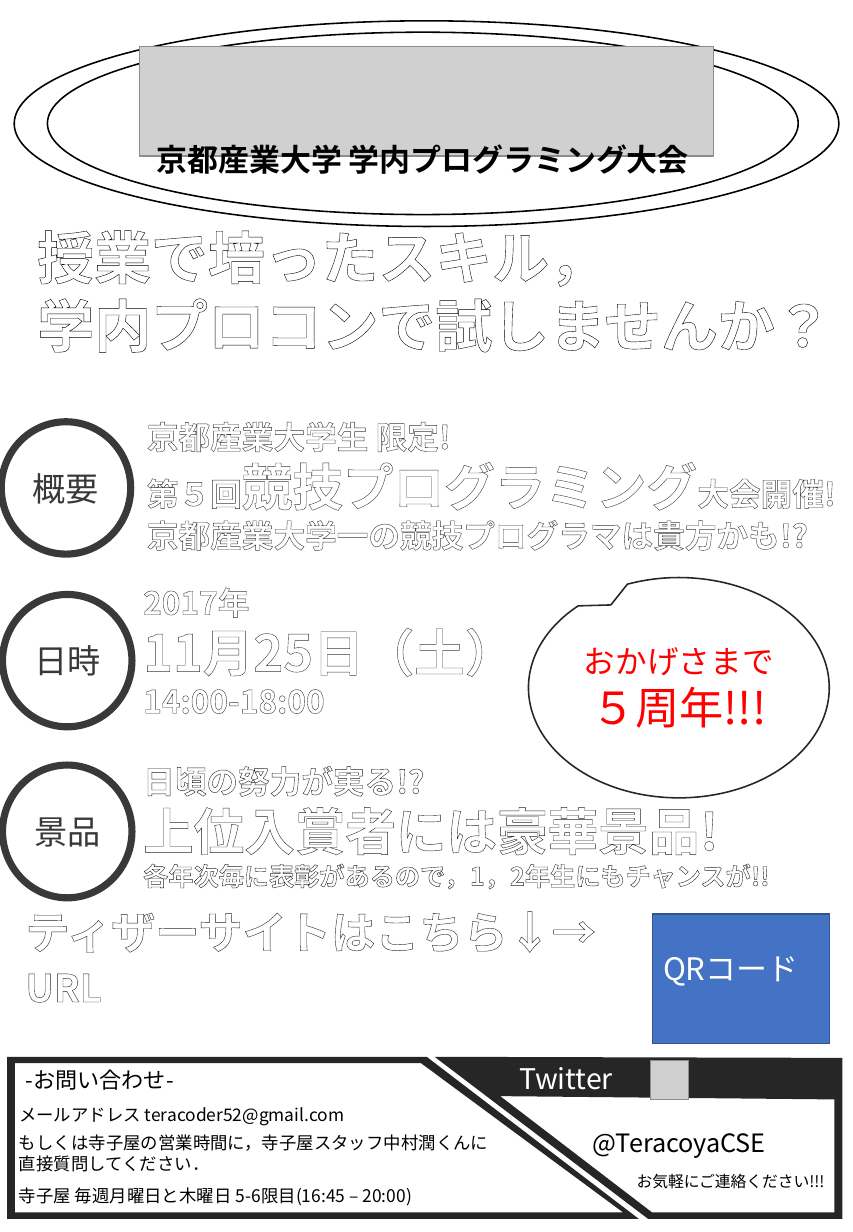
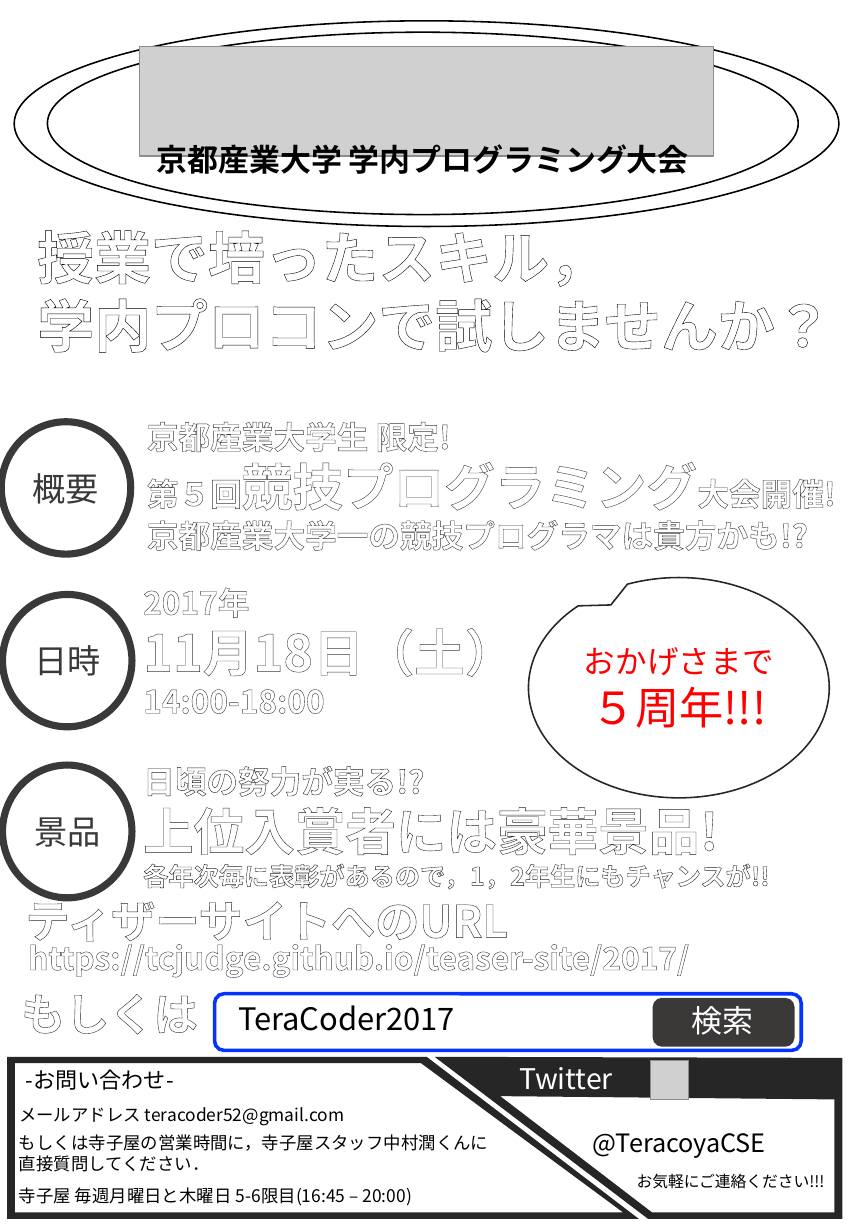
Before and after one commit to tcjudge/teaser-site, a slide deck: slide 1 of 2017/keynote/poster.pptx. Drawn at 853x1232 pixels with LibreOffice and Linux fonts; fonts in the diff are those of the drawing; grey boxes stand for pictures; background and template pictures are left out. Boxes give left, top, right and bottom in pixels: in the first picture for what was removed or moved away, otherwise in the second. Text is boxed around its words. In the diff, an @@ line names an element or a change of style, - is before the commit and + after.

```diff
--- a/2017/keynote/poster.pptx
+++ b/2017/keynote/poster.pptx
@@ text at (143,628,515,677): text changed @@
-11月25日（土）
+11月18日（土）
@@ text at (25,892,508,948): text changed @@
-ティザーサイトはこちら↓→
+ティザーサイトへのURL
@@ rectangle removed at (653,914,830,1044) @@
@@ text added at (28,937,689,978), 20 pt, text #FFFFFF, bold @@
+https://tcjudge.github.io/teaser-site/2017/
@@ text removed at (663,956,798,986) @@
-QRコード
@@ text removed at (26,973,102,1003) @@
-URL
@@ text added at (21,994,198,1035), 28 pt, text #FFFFFF, bold @@
+もしくは
@@ rounded rectangle added at (215,994,802,1051), fill #FFFFFF, outline #0432FF 2.25 pt @@
@@ text added at (238,1005,455,1031), 19.6 pt, text #000000 @@
+TeraCoder2017
@@ rounded rectangle added at (654,1000,793,1045), fill #3B3838, outline #3B3838 2.25 pt @@
@@ text added at (692,1006,754,1035), 19.6 pt, text #FFFFFF @@
+検索
```
Also in this commit, not shown: 1 slide removed.
